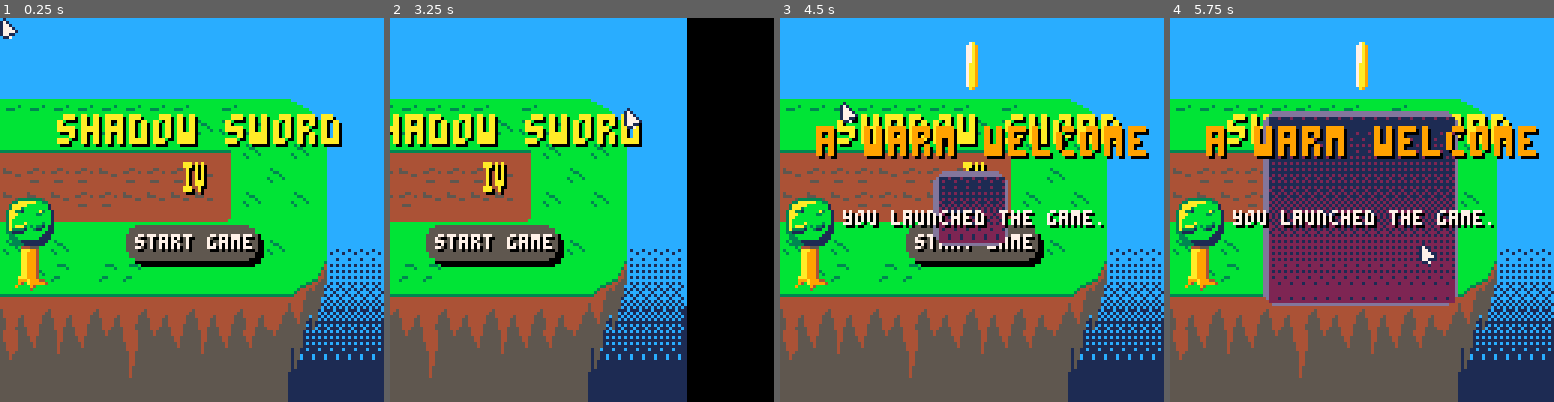
Above: before the commit, frames 1-4 (left to right).
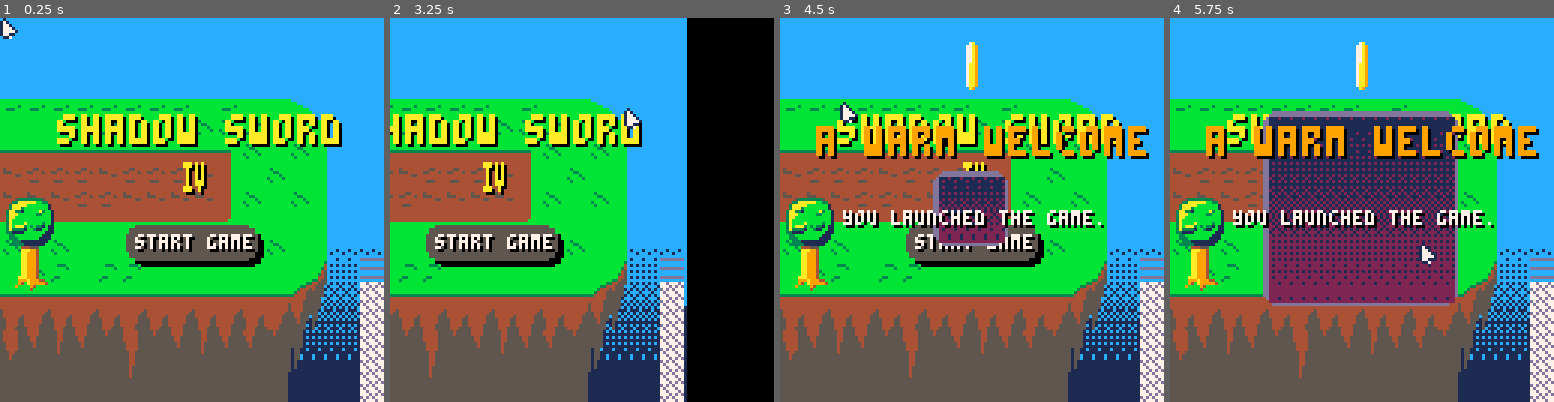
Above: after the commit, the same moments.

Repository: Mastoast/LDJam58
Game: PICO-8 cartridge ldjam58.p8
Two runs of this game, one before a commit and one after it. Both use one fixed random seed, a clock stepped at 60 frames per second and the inputs below.
Inputs (mouse positions are in pixels of both pictures, inside the frame that each line leads up to):
- Up to frame 1 (0.25 s): no input
- Up to frame 2 (3.25 s): tap X (X key) at 0.33, 1.07, 1.85, 2.97 s; click (670, 121) at 0.67 s; tap O (Z key) at 0.7, 1.7, 2.1, 2.5, 2.9 s; click (436, 267) at 1.22 s; hold Right 1.6-2.1 s; click (497, 114) at 1.77 s; hold Up 2.15-2.42 s; click (562, 259) at 2.32 s; hold Right 2.47-3.03 s; click (624, 106) at 2.87 s; hold Left from 3.08 s (still down)
- Up to frame 3 (4.5 s): tap O (Z key) at 3.3, 3.7, 4.1 s; click (1075, 256) at 3.42 s; release Left at 3.58 s; hold Down 3.63-3.97 s; click (841, 102) at 3.97 s; hold Right from 4.02 s (still down); tap X (X key) at 4.08 s
- Up to frame 4 (5.75 s): tap O (Z key) every 0.4 s from 4.5 to 5.7 s; click (1292, 248) at 4.52 s; release Right at 4.68 s; hold Up 4.73-5.03 s; click (1354, 94) at 5.07 s; hold Left 5.08-5.68 s; tap X (X key) at 5.2 s; click (1419, 244) at 5.62 s; hold Down from 5.73 s (still down)

The runs differ from the first frame. In frame 1, 2.1% of the frame differs, in the area x 93-100%, y 62-100%; in frame 2, 2.1%; in frame 3, 2.1%; in frame 4, 2.1%.

Commit message:
Add game exit

Diff:
--- a/ldjam58.p8
+++ b/ldjam58.p8
@@ -64,14 +64,14 @@
 000000ffff00000000a99aaaaaa99a000000a9aaaaa9000000000779aa9000000000007aa900000000000000fffffffff0000000000000000000000000000000
 00000affff400000000aa999999aa00000000a999990000000000a79999000000000007aa900000000444500fffffffff0000000000000000000000000000000
 00000a999940000000000aaaaaa00000000000aaaa000000000000aaaa0000000000000a9000000000455500ffffffffff000000000000000000000000000000
-77d7d7d777d777d7ddddddddcccccddd00dddd000000000000000000000000000000000000000000000000000000000000000000000000000000000000000000
-7d7d777d777d7d7dccccccccccccd0000dddddd00000000000000000000000000000000000000000000000000000000000000000000000000000000000000000
+77d7d7d777d777d7ddddddddcccccdddffddddff0000000000000000000000000000000000000000000000000000000000000000000000000000000000000000
+7d7d777d777d7d7dccccccccccccd000fddddddf0000000000000000000000000000000000000000000000000000000000000000000000000000000000000000
 d777d777d7d7d777ccccccccdddd00ccd080080d0000000000000000000000000000000000000000000000000000000000000000000000000000000000000000
 7d777d7d7d777d77ddddddddd00000ccddd00ddd0000000000000000000000000000000000000000000000000000000000000000000000000000000000000000
 77d7d7d777d777d7cccccccc000dc0ccddd00dd50000000000000000000000000000000000000000000000000000000000000000000000000000000000000000
-7d7d777d777d7d7dccccccccdd0dc0ccd0ddd5050000000000000000000000000000000000000000000000000000000000000000000000000000000000000000
-d777d777d7d7d777dddddddddc0dc0cc00d555000000000000000000000000000000000000000000000000000000000000000000000000000000000000000000
-7d777d7d7d777d77ccccccccdc0dc0cc00d005000000000000000000000000000000000000000000000000000000000000000000000000000000000000000000
+7d7d777d777d7d7dccccccccdd0dc0ccdfddd5f50000000000000000000000000000000000000000000000000000000000000000000000000000000000000000
+d777d777d7d7d777dddddddddc0dc0ccffd555ff0000000000000000000000000000000000000000000000000000000000000000000000000000000000000000
+7d777d7d7d777d77ccccccccdc0dc0ccffdff5ff0000000000000000000000000000000000000000000000000000000000000000000000000000000000000000
 77d7d7d777d777d700000000000000000000000000000000000000000fff00000000000000000000000000000000000000000000000000000000000000000000
 7d7d777d777d7d7d0000000000000000000000000000000000000000fffff0000000000000000000000000000000000000000000000000000000000000000000
 d777d777d7d7d7770000000000000000000000000000000000000000ffffff000000000000000000000000000000000000000000000000000000000000000000
@@ -132,17 +132,17 @@
 00000000000000000000000000000000000000000000000000000000000000000000000000000000000000000000000000000000000000000000000000000000
 50405030303040303050305030b20000000000000000000000000000000000000000000000000000000000000000000000000000000000000000000000000000
 00000000000000000000000000000000000000000000000000000000000000000000000000000000000000000000000000000000000000000000000000000000
-30504030404030303030303030b30000000000000000000000000000000000000000000000000000000000000000000000000000000000000000000000000000
+30504030404030303030303030b30026262626262626000000000000000000000000000000000000000000000000000000000000000000000000000000000000
 00000000000000000000000000000000000000000000000000000000000000000000000000000000000000000000000000000000000000000000000000000000
-606060606060606060606060a3930000262626262626000000000000000000000000000000000000000000000000000000000000000000000000000000000000
+606060606060606060606060a3930016061606160636000000000000000000000000000000000000000000000000000000000000000000000000000000000000
 00000000000000000000000000000000000000000000000000000000000000000000000000000000000000000000000000000000000000000000000000000000
-91a191a191a191a191a191a173830000061606160636000000000000000000000000000000000000000000000000000000000000000000000000000000000000
+91a191a191a191a191a191a173830016071707170717000000000000000000000000000000000000000000000000000000000000000000000000000000000000
 00000000000000000000000000000000000000000000000000000000000000000000000000000000000000000000000000000000000000000000000000000000
-32a251a2923292a251a2a29253000000071707170717000000000000000000000000000000000000000000000000000000000000000000000000000000000000
+32a251a2923292a251a2a29253000016061606160616000000000000000000000000000000000000000000000000000000000000000000000000000000000000
 00000000000000000000000000000000000000000000000000000000000000000000000000000000000000000000000000000000000000000000000000000000
-92636363635163636363636352000000061606160616000000000000000000000000000000000000000000000000000000000000000000000000000000000000
+92636363635163636363636352000016071707170717000000000000000000000000000000000000000000000000000000000000000000000000000000000000
 00000000000000000000000000000000000000000000000000000000000000000000000000000000000000000000000000000000000000000000000000000000
-63636363636363636363636300000000071707170717000000000000000000000000000000000000000000000000000000000000000000000000000000000000
+63636363636363636363636300000017171717171717000000000000000000000000000000000000000000000000000000000000000000000000000000000000
 __map__
 3838000000000000000000000000000000000000000000000000000000000000000000000000000000000000000000000000000000000000000000000000000000000000000000000000000000000000000000000000000000000000000000000000000000000000000000000000000000000000000000000000000000000000
 1112000000000000000000000000000000000000000000000000000000000000000000000000000000000000000000000000000000000000000000000000000000000000000000000000000000000000000000000000000000000000000000000000000000000000000000000000000000000000000000000000000000000000
--- a/main.lua
+++ b/main.lua
@@ -144,6 +144,7 @@
     end
 
     draw_spash_screen()
+    draw_game()
 
     -- draw objects
     for o in all(objects) do
--- a/menu.lua
+++ b/menu.lua
@@ -298,8 +298,8 @@
 end
 
 function init_gameplay()
-    local ply = create(player, game.x + 64, game.y + 64)
-    local plyt = create(text, game.x + 8, game.y + 112)
+    ply = create(player, game.x + 64, game.y + 64)
+    local plyt = create(text, game.x + 88, game.y + 44)
     ply.target = plyt
 end
 
@@ -460,6 +460,7 @@
 function start_game(self)
     if mode == "play" then
         set_cam(game, true)
+        ply.active = true
     else
         local txt = create(notif, cam.x + stat(32) + 5, cam.y + stat(33) - 5)
         txt.text = "switch to play mode to start"
@@ -559,6 +560,11 @@
     draw_gradient(splash_screen.x, splash_screen.y + sline - gh/2, 128, gh, 0x1c)
     -- draw map
     map(0, 48, splash_screen.x, splash_screen.y, 16, 16)
+end
+
+function draw_game()
+    local s = 7
+    map(15, 58, game.x+64-s*4, game.y + 64-s*4, s, s)
 end
 
 function draw_gradient(x, y, w, h, c)
--- a/object.lua
+++ b/object.lua
@@ -90,6 +90,15 @@
         py < self.y + self.hit_y + self.hit_h
 end
 
+function object.on_camera(self)
+    return not (
+        self.x + self.hit_x + self.hit_w < cam.x or
+        self.x + self.hit_x > cam.x + 127 or
+        self.y + self.hit_y + self.hit_h < cam.y or
+        self.y + self.hit_y > cam.y + 127
+    )
+end
+
 function object.check_solid(self, ox, oy)
     ox = ox or 0
     oy = oy or 0
--- a/objects.lua
+++ b/objects.lua
@@ -237,16 +237,28 @@
 
 player = new_type(100)
 player.speed = 0.8
+player.active = false
 
 function player.update(self)
+    if not self.active then return end
     if btn(0) then self.x -= self.speed end
     if btn(1) then self.x += self.speed end
     if btn(2) then self.y -= self.speed end
     if btn(3) then self.y += self.speed end
     if self:overlaps(self.target) then
-        set_cam(main_menu, true)
         self.x, self.y = game.x + 64, game.y + 64
-    end
+        is_on_credits = true
+        set_cam(credits_screen, true)
+        self.active = false
+    end
+end
+
+function player.draw(self)
+    palt(0,false)
+    palt(15,true)
+    object.draw(self)
+    palt(0,true)
+    palt(15,false)
 end
 
 -- PARTICLES
